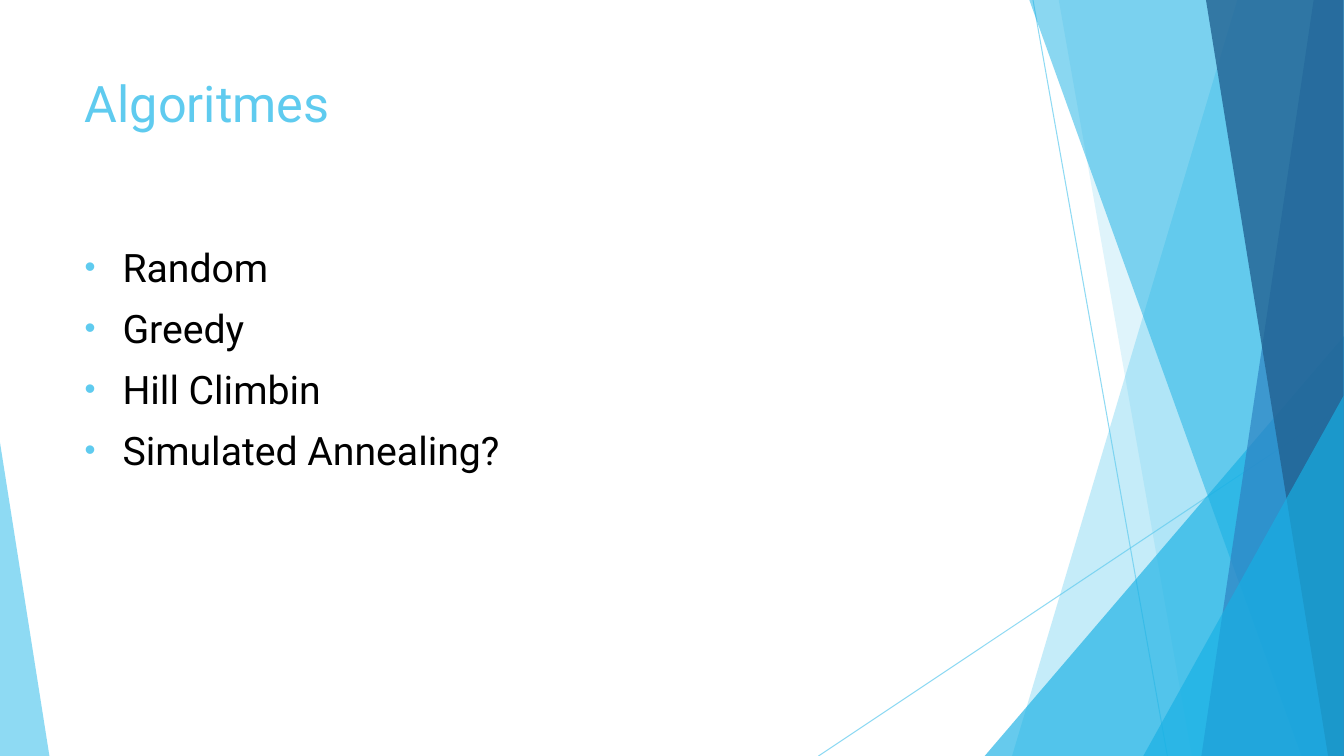
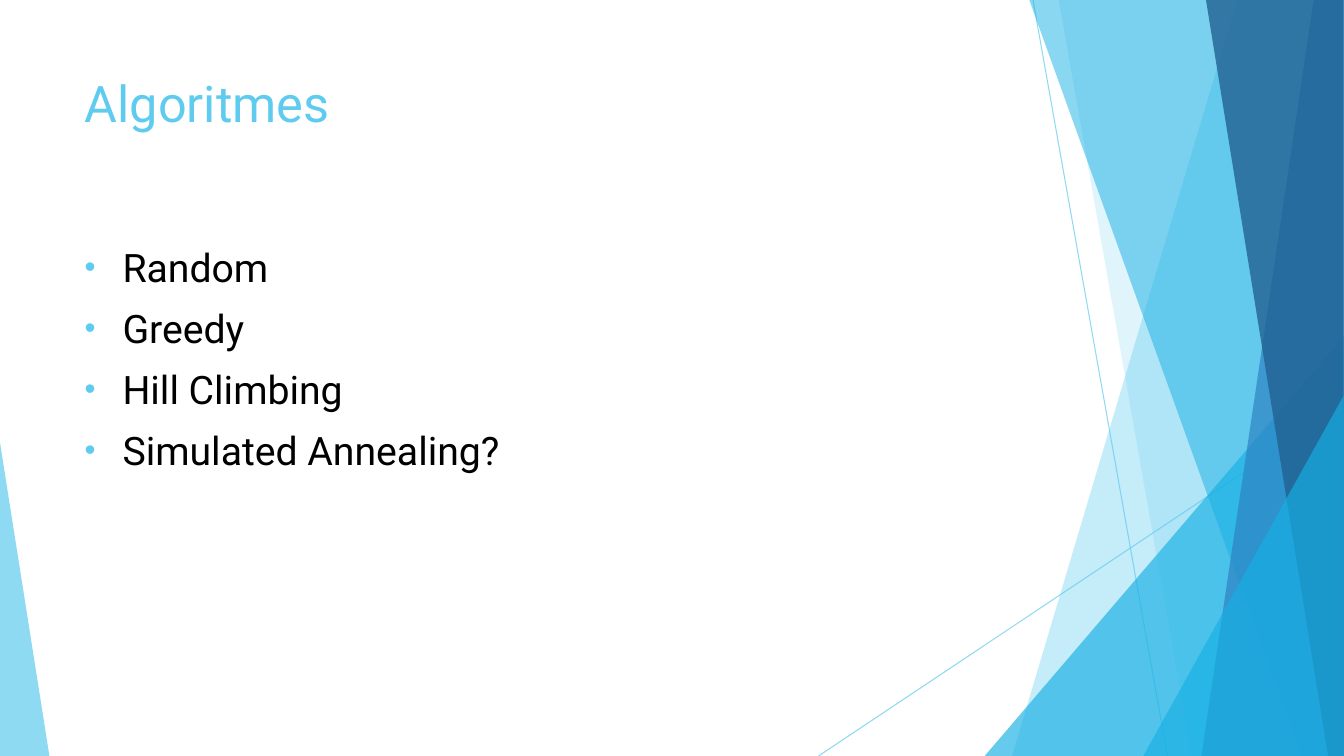
Before and after one commit to roosgreven/Heuristieken, a slide deck: slide 4 of files/presentatie heuristieken.pptx. Drawn at 1344x756 pixels with LibreOffice and Linux fonts; fonts in the diff are those of the drawing. Boxes give left, top, right and bottom in pixels: in the first picture for what was removed or moved away, otherwise in the second. Text is boxed around its words. In the diff, an @@ line names an element or a change of style, - is before the commit and + after.

```diff
--- a/files/presentatie heuristieken.pptx
+++ b/files/presentatie heuristieken.pptx
@@ text at (123, 374, 343, 412): text changed @@
-• Hill Climbin
+• Hill Climbing
```
Also in this commit, not shown: 2 other slides changed, 13 other files.
